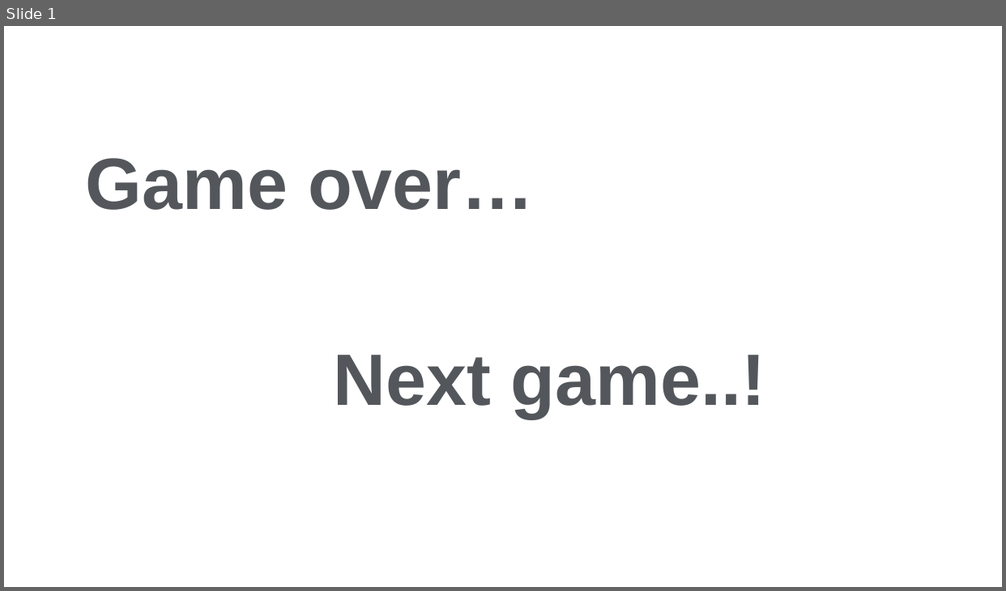
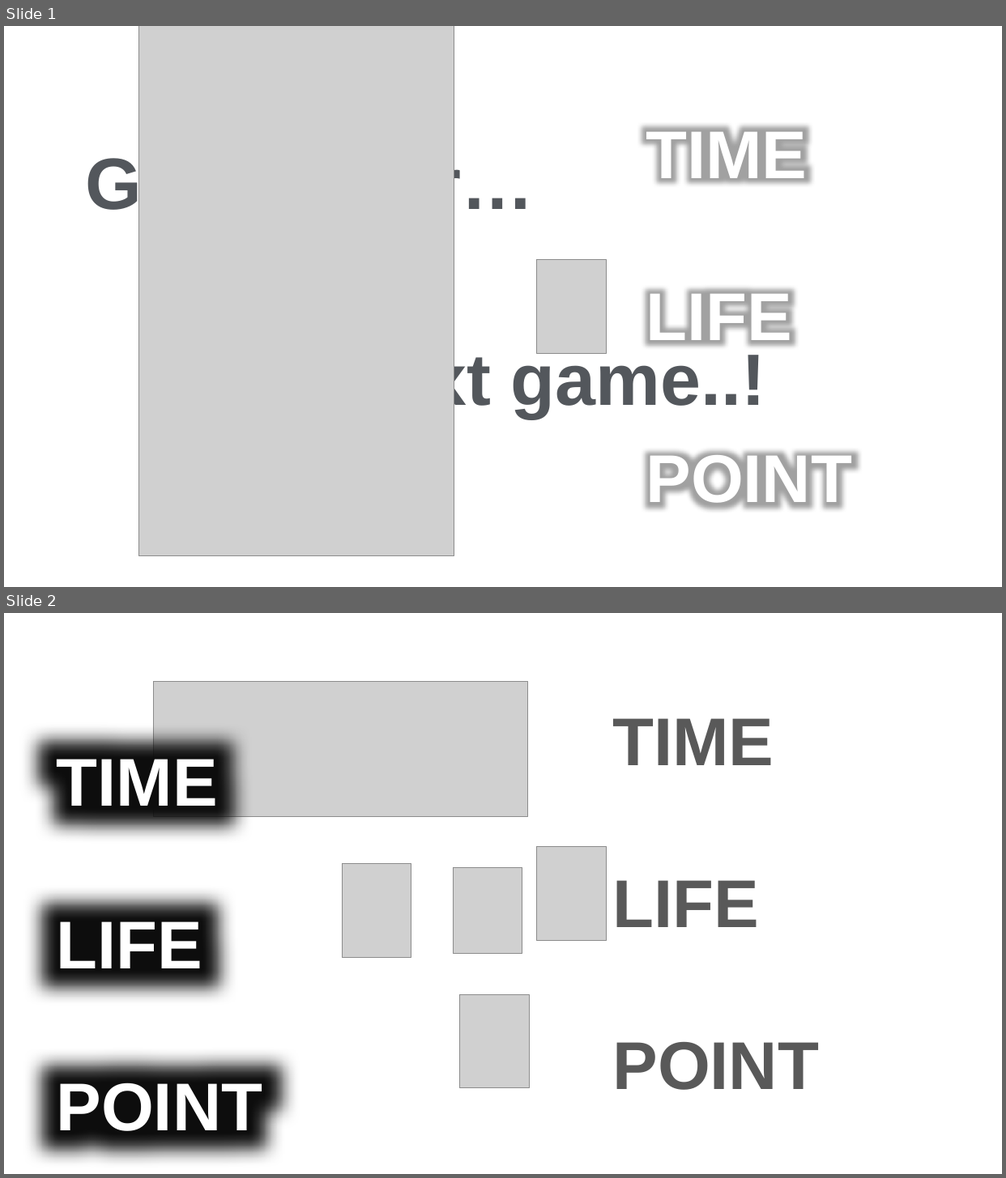
Before and after one commit to Dev-YoonLim/2DGP_YJW, a slide deck: Game_Project/ch1/작업용 PPT3.pptx. Shown one above the other, each under a label of ours: slide 1 before the commit, slides 1 and 2 after it. The pictures are 1006x591 and 1006x1178 pixels, drawn with LibreOffice and Linux fonts; fonts in the diff are those of the drawing; grey boxes stand for pictures; background and template pictures are left out. Boxes give left, top, right and bottom in pixels: in the first picture for what was removed or moved away, otherwise in the second. Text is boxed around its words. In the diff, an @@ line names an element or a change of style, - is before the commit and + after.

```diff
--- a/Game_Project/ch1/작업용 PPT3.pptx
+++ b/Game_Project/ch1/작업용 PPT3.pptx
@@ slide 2 added at [4, 613, 1002, 1174], background #FFFFFF @@
@@ picture added at [154, 682, 528, 816] @@
@@ text added at [612, 718, 819, 1090], 65 pt, text pattern #FFFFFF on #595959, bold @@
+TIME
+LIFE
+POINT
@@ text added at [57, 759, 263, 1143], 65 pt, text pattern #FFFFFF on #FFFFFF, bold @@
+TIME
+LIFE
+POINT
@@ picture added at [537, 847, 607, 941] @@
@@ picture added at [343, 864, 412, 957] @@
@@ picture added at [454, 867, 522, 954] @@
@@ picture added at [460, 995, 530, 1088] @@
@@ slide 1 changed as well @@
@@ picture added at [138, 26, 454, 556] @@
@@ text added at [646, 128, 852, 508], 65 pt, text pattern #FFFFFF on #FFFFFF, bold @@
+TIME
+LIFE
+POINT
@@ picture added at [537, 260, 607, 354] @@
```
Also in this commit, not shown: 1 slide removed, 13 other files.
